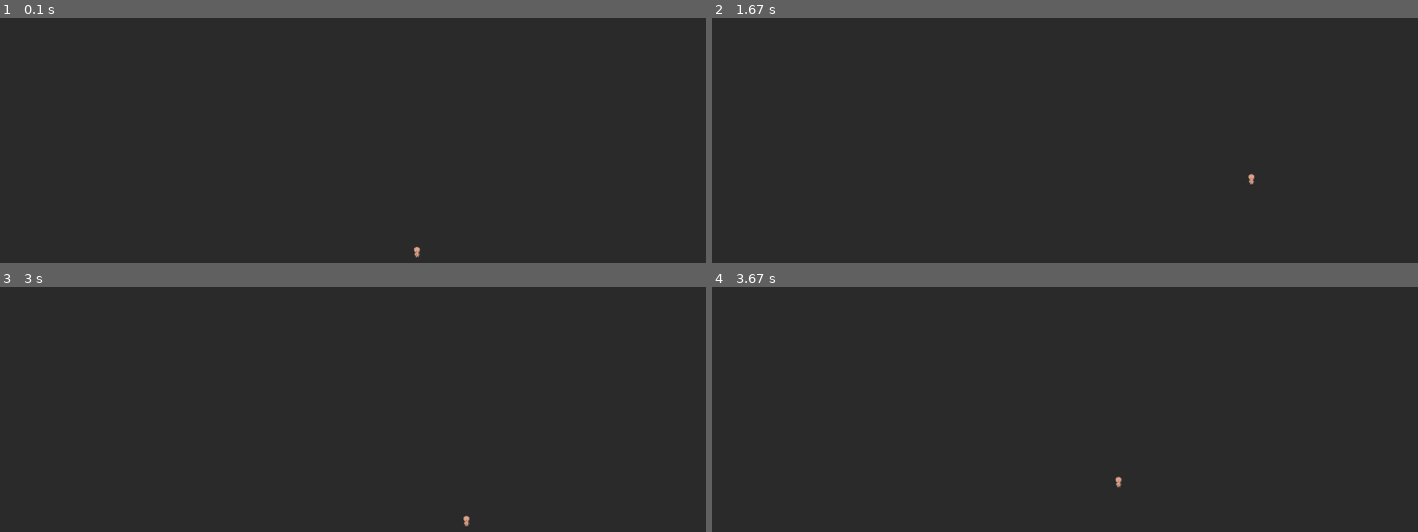
Above: before the commit, frames 1-4 (two rows, left to right).
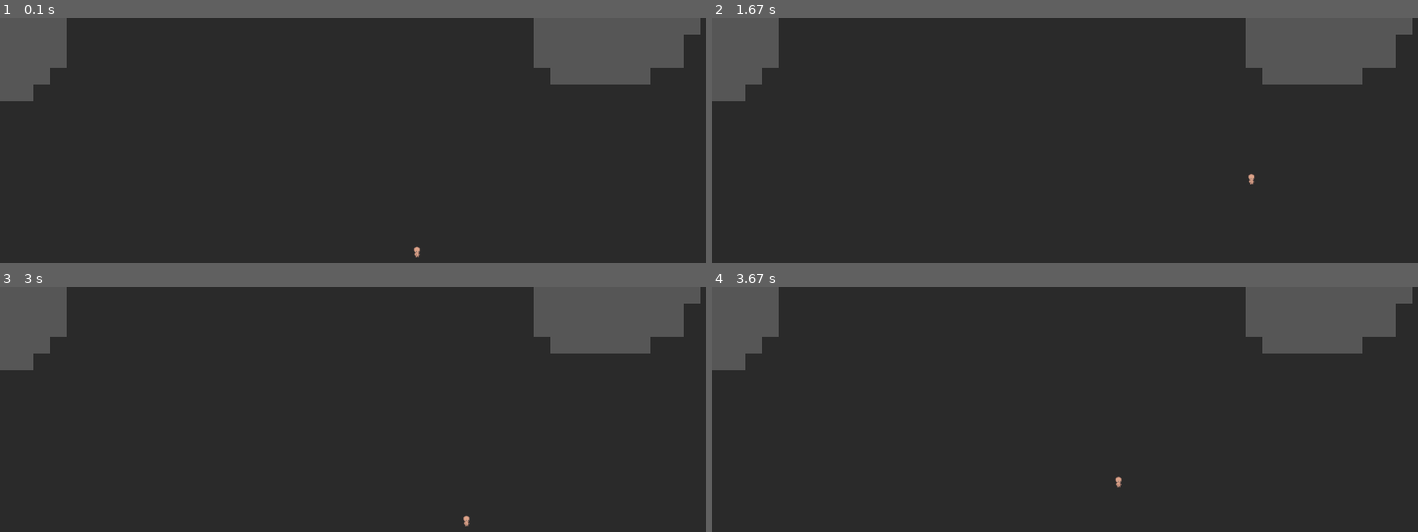
Above: after the commit, the same moments.

Repository: Shelbyen/PyGame_Game
Game: pygame game, started from main.py
Same seed, same stepped clock (60 frames per second), same inputs: the game is played once before the commit and once after it.
Inputs:
- Up to frame 1 (0.1 s): no input
- Up to frame 2 (1.67 s): hold D 0.33-0.8 s; hold W 0.83-1.3 s; hold D from 1.33 s (still down)
- Up to frame 3 (3 s): release D at 1.8 s; hold A 1.83-2.37 s; hold S 2.4-2.87 s; hold A from 2.9 s (still down)
- Up to frame 4 (3.67 s): release A at 3.37 s; hold W from 3.4 s (still down)

The runs differ from the first frame. In frame 1, 8.2% of the frame differs, in the area x 0-100%, y 0-34%; in frame 2, 8.2%; in frame 3, 8.2%; in frame 4, 8.2%.

Commit message:
generation

Diff:
--- a/data/core/generation_map.py
+++ b/data/core/generation_map.py
@@ -1,5 +1,8 @@
+import numpy as np
 from pygame.image import load
 from pygame.sprite import Sprite
+
+from scipy.ndimage.interpolation import zoom
 
 from config import join, img_dir, SCREEN_WIDTH, SCREEN_HEIGHT, TILE
 
@@ -11,12 +14,38 @@
         self.image = image
         self.rect = self.image.get_rect(topleft=position)
 
+
+class Wall(Sprite):
+    def __init__(self, app, image, position):
+        self.app = app
+        super(Wall, self).__init__(self.app.game.all_sprites)
+        self.image = image
+        self.rect = self.image.get_rect(topleft=position)
+
+
 class Map:
     def __init__(self, app):
         self.app = app
-        self.image = load(join(img_dir, "wall", "floor.png")).convert_alpha()
+        self.floor = load(join(img_dir, "walls", "floor.png")).convert_alpha()
+        self.wall = load(join(img_dir, "walls", "cube.png")).convert_alpha()
+
+    def generate_level(self):
+        global level
+        level = np.random.uniform(size=(15, 15))
+        level = zoom(level, 12)
+        level = level > 0.8
+        level = np.where(level, 'Wall', 'Floor')
 
     def draw(self):
-        for x in range(0, SCREEN_WIDTH, TILE):
-            for y in range(0, SCREEN_HEIGHT, TILE):
-                Floor(app=self.app, image=self.image, position=(x, y))
+        self.generate_level()
+        x = y = 0
+        for row in level:  # вся строка
+            for col in row:  # каждый символ
+                if col == "Floor":
+                    Floor(app=self.app, image=self.floor, position=(x, y))
+                elif col == 'Wall':
+                    Wall(app=self.app, image=self.wall, position=(x, y))
+
+                x += TILE  # блоки платформы ставятся на ширине блоков
+            y += TILE  # то же самое и с высотой
+            x = 0
Renamed: data/img/wall/cube.png -> data/img/walls/cube.png
Renamed: data/img/wall/floor.png -> data/img/walls/floor.png
Renamed: data/img/wall/ore.png -> data/img/walls/ore.png
